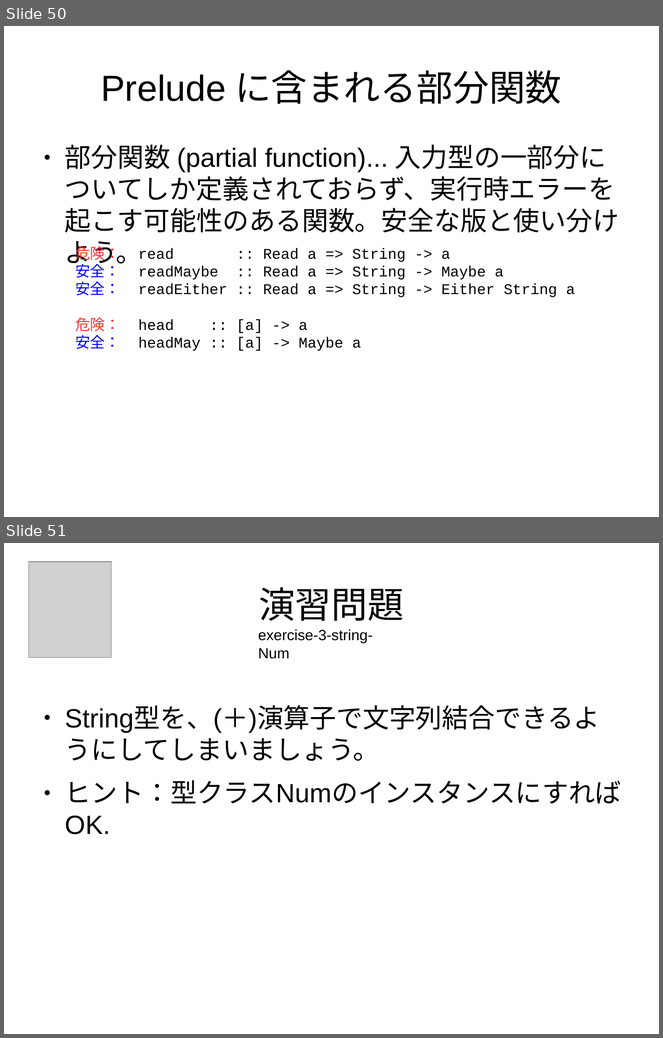
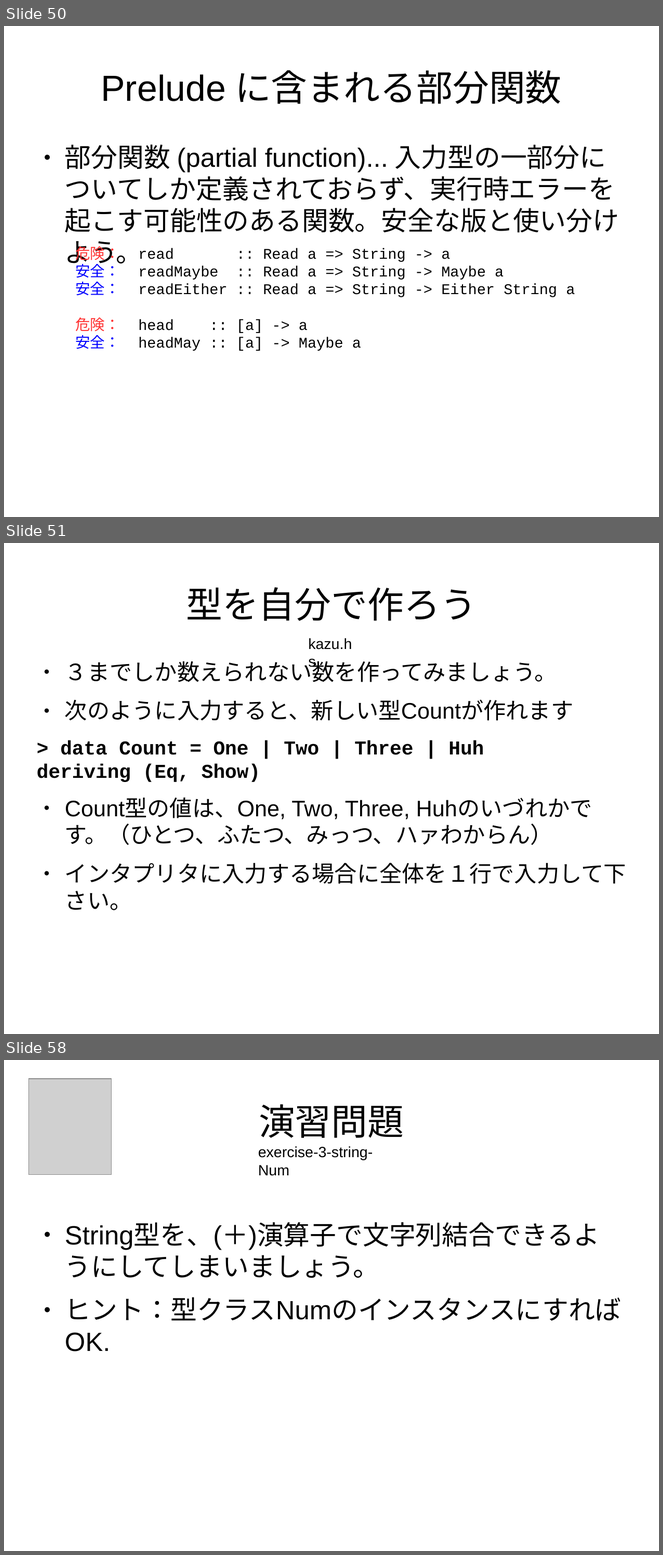
Before and after one commit to nushio3/learn-haskell, a slide deck: Tsukuba-2016.odp. Shown one above the other, each under a label of ours: slides 50 and 51 before the commit, slides 50, 51 and 58 after it; the slides between them are not shown. The pictures are 663x1038 and 663x1555 pixels, drawn with LibreOffice and Linux fonts; fonts in the diff are those of the drawing; grey boxes stand for pictures. Boxes give left, top, right and bottom in pixels: in the first picture for what was removed or moved away, otherwise in the second. Text is boxed around its words. In the diff, an @@ line names an element or a change of style, - is before the commit and + after.

```diff
--- a/Tsukuba-2016.odp
+++ b/Tsukuba-2016.odp
@@ slide 51 added at (x1=4, y1=543, x2=659, y2=1034), background #FFFFFF @@
@@ title added at (x1=186, y1=587, x2=477, y2=621), 44 pt, text #000000 @@
+型を自分で作ろう
@@ text added at (x1=308, y1=638, x2=352, y2=650), 18 pt, text #000000 @@
+kazu.hs
@@ text added at (x1=37, y1=658, x2=626, y2=911), 27.2 pt, text #000000 @@
+● ３までしか数えられない数を作ってみましょう。
+● 次のように入力すると、新しい型Countが作れます
+> data Count = One | Two | Three | Huh deriving (Eq, Show)
+● Count型の値は、One, Two, Three, Huhのいづれかです。（ひとつ、ふたつ、みっつ、ハァわからん）
+● インタプリタに入力する場合に全体を１行で入力して下さい。
@@ what was slide 51 is now slide 58 @@
```
Also in this commit, not shown: 6 other slides added, 2 other files.
